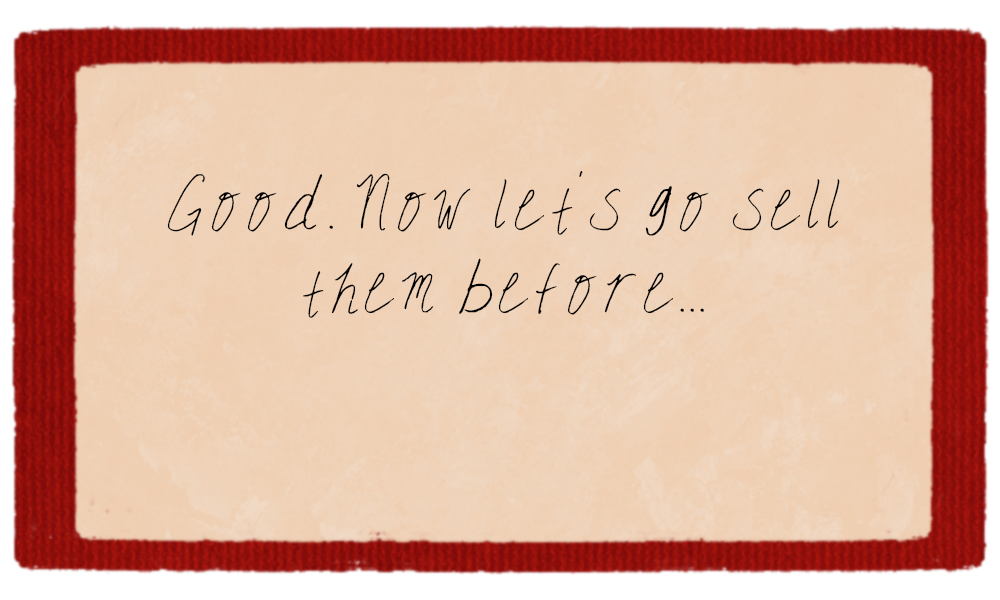
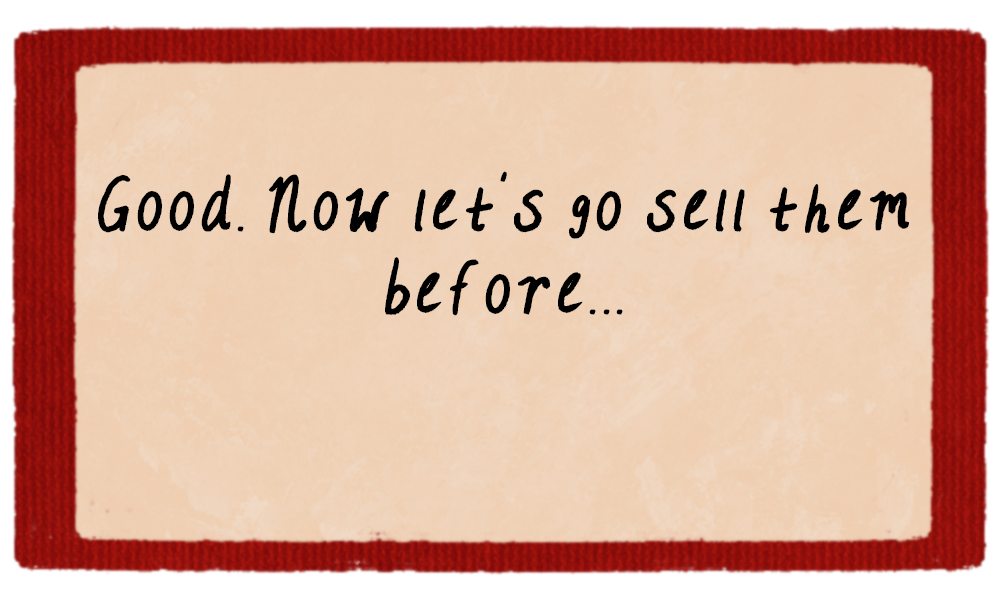
Two versions of the same layered image (1000x600). Layer-by-layer changes:
painted on "Good. Now let’s go sell them before..." over (98, 171, 909, 318)
